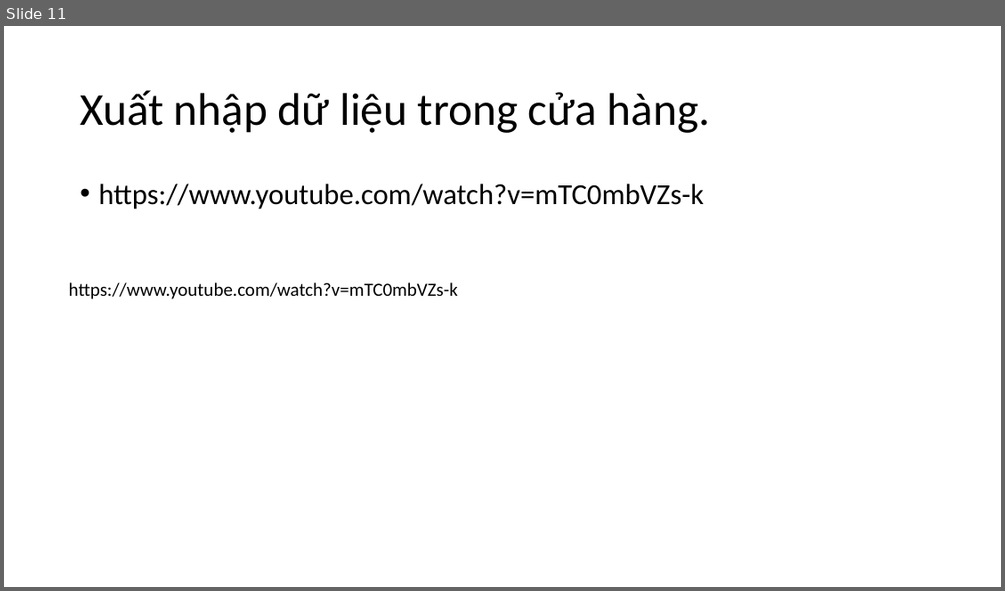
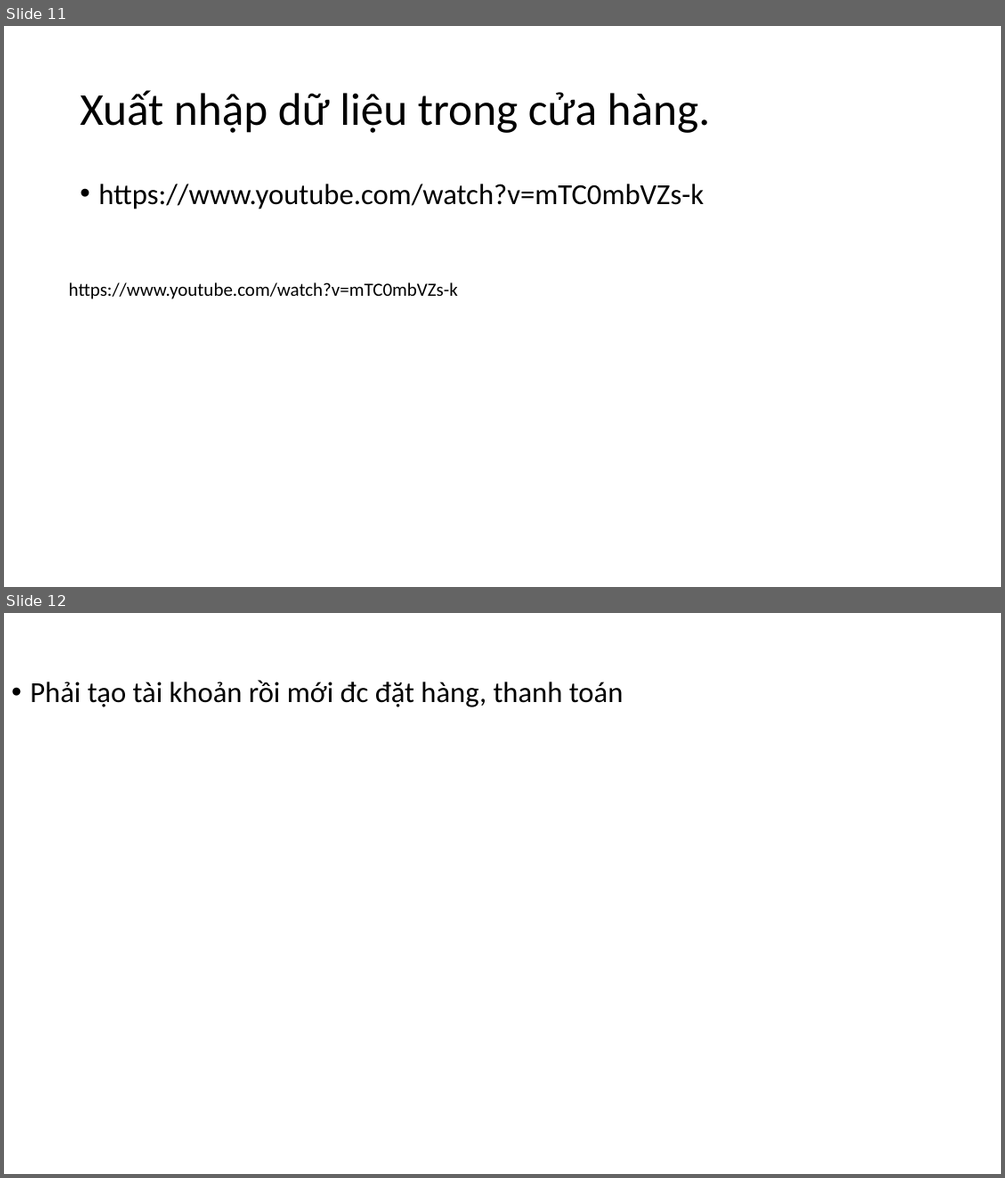
Before and after one commit to DangVanDoan05/WordPress, a slide deck: Import&ExPort DataBasePHP.pptx. Shown one above the other, each under a label of ours: slide 11 before the commit, slides 11 and 12 after it. The pictures are 1005x591 and 1005x1178 pixels, drawn with LibreOffice and Linux fonts; fonts in the diff are those of the drawing. Boxes give left, top, right and bottom in pixels: in the first picture for what was removed or moved away, otherwise in the second. Text is boxed around its words. In the diff, an @@ line names an element or a change of style, - is before the commit and + after.

Commit message:
update 2 02-10

```diff
--- a/Import&ExPort DataBasePHP.pptx
+++ b/Import&ExPort DataBasePHP.pptx
@@ slide 12 added at [4, 613, 1001, 1174], background #FFFFFF @@
@@ text added at [30, 680, 623, 707], 28 pt, text #000000 @@
+• Phải tạo tài khoản rồi mới đc đặt hàng, thanh toán
```
Also in this commit, not shown: 1 slide removed.
